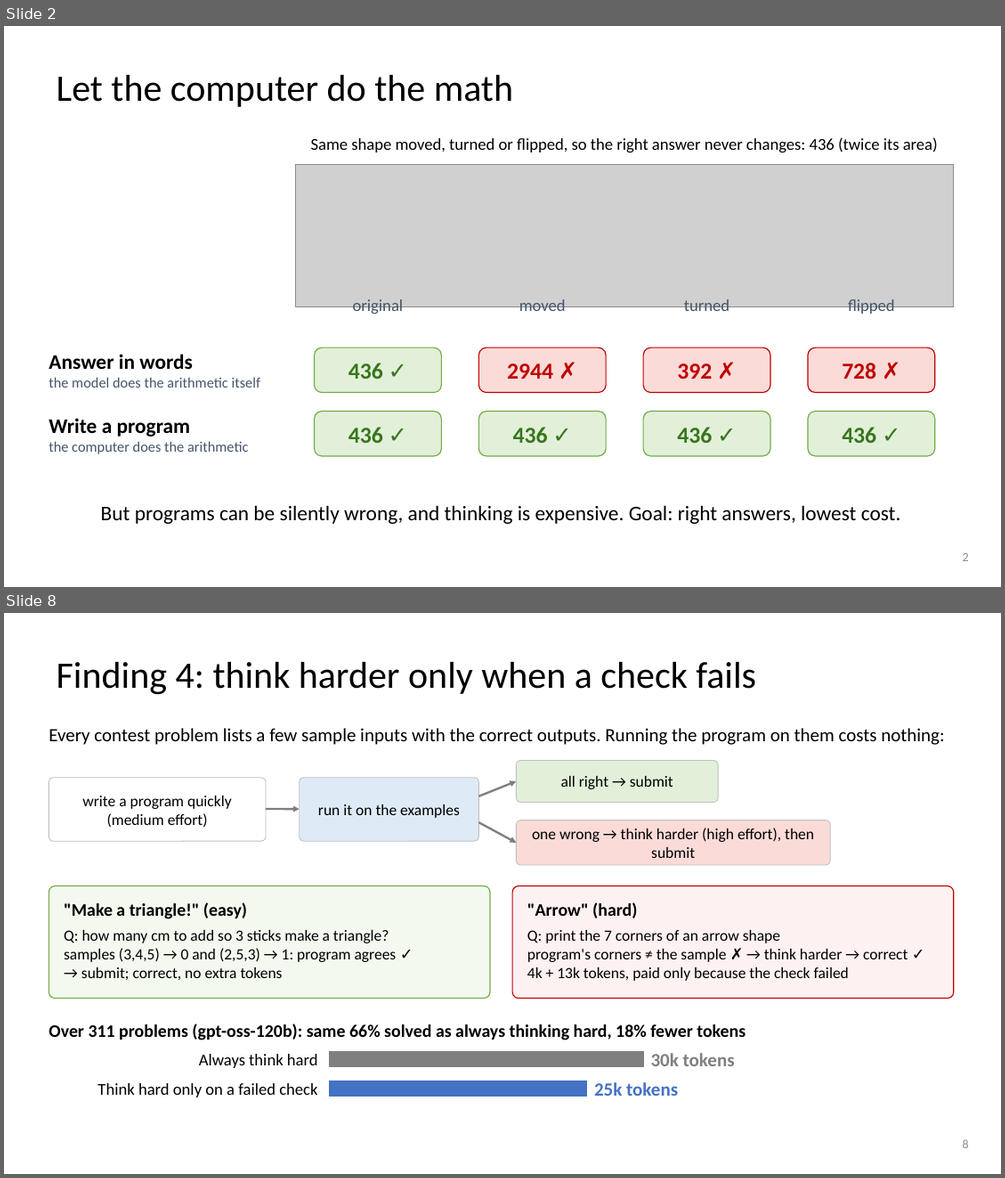
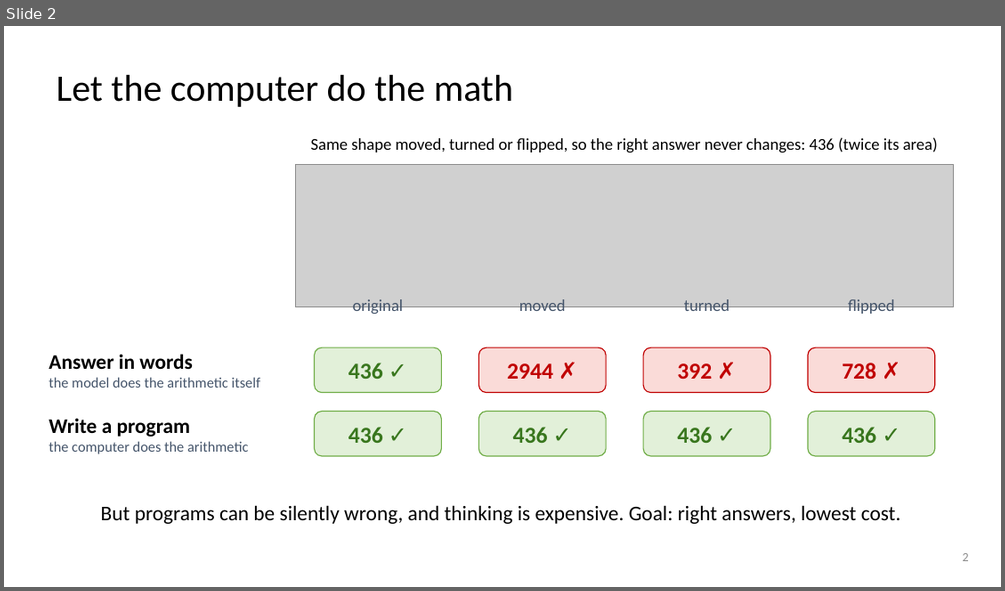
Before and after one commit to dlwns147/CSED490E_Project_Team5, a slide deck: PROPOSAL_slides.pptx. Shown one above the other, each under a label of ours: slides 2 and 8 before the commit, slide 2 after it; the slides between them are not shown. The pictures are 1005x1178 and 1005x591 pixels, drawn with LibreOffice and Linux fonts; fonts in the diff are those of the drawing; grey boxes stand for pictures. Boxes give left, top, right and bottom in pixels: in the first picture for what was removed or moved away, otherwise in the second. Text is boxed around its words. In the diff, an @@ line names an element or a change of style, - is before the commit and + after.

```diff
--- a/PROPOSAL_slides.pptx
+++ b/PROPOSAL_slides.pptx
@@ slide 8 removed at box(4, 613, 1001, 1174), background #FFFFFF @@
@@ title removed at box(57, 662, 756, 695) @@
-Finding 4: think harder only when a check fails
@@ text removed at box(48, 728, 944, 745) @@
-Every contest problem lists a few sample inputs with the correct outputs. Running the program on them costs nothing:
@@ rounded rectangle removed at box(517, 761, 718, 803) @@
@@ rounded rectangle removed at box(48, 778, 266, 841) @@
@@ text removed at box(82, 795, 232, 827) @@
-write a program quickly (medium effort)
@@ rounded rectangle removed at box(299, 778, 479, 841) @@
@@ arrow removed from (479, 796) to (517, 781) @@
@@ text removed at box(561, 776, 673, 789) @@
-all right → submit
@@ arrow removed from (266, 809) to (299, 809) @@
@@ text removed at box(318, 804, 460, 818) @@
-run it on the examples
@@ arrow removed from (479, 822) to (517, 843) @@
@@ rounded rectangle removed at box(517, 820, 830, 865) @@
@@ text removed at box(532, 827, 814, 858) @@
-one wrong → think harder (high effort), then submit
@@ rounded rectangle removed at box(48, 886, 490, 998) @@
@@ text removed at box(64, 902, 247, 919) @@
-"Make a triangle!" (easy)
@@ rounded rectangle removed at box(512, 886, 954, 998) @@
@@ text removed at box(527, 902, 637, 918) @@
-"Arrow" (hard)
@@ text removed at box(64, 930, 396, 980) @@
-Q: how many cm to add so 3 sticks make a triangle?
-samples (3,4,5) → 0 and (2,5,3) → 1: program agrees ✓
-→ submit; correct, no extra tokens
@@ text removed at box(527, 930, 907, 981) @@
-Q: print the 7 corners of an arrow shape
-program's corners ≠ the sample ✗ → think harder → correct ✓
-4k + 13k tokens, paid only because the check failed
@@ text removed at box(48, 1023, 745, 1040) @@
-Over 311 problems (gpt-oss-120b): same 66% solved as always thinking hard, 18% fewer tokens
@@ text removed at box(199, 1054, 318, 1068) @@
-Always think hard
@@ rectangle removed at box(329, 1051, 643, 1066) @@
@@ text removed at box(651, 1053, 735, 1066) @@
-30k tokens
@@ text removed at box(97, 1083, 317, 1097) @@
-Think hard only on a failed check
@@ rectangle removed at box(329, 1081, 587, 1096) @@
@@ text removed at box(594, 1082, 678, 1095) @@
-25k tokens
@@ page number removed at box(963, 1139, 969, 1148) @@
-8
```
Also in this commit, not shown: 4 slides changed, 2 slides added, 9 other slides removed, 6 other files.
